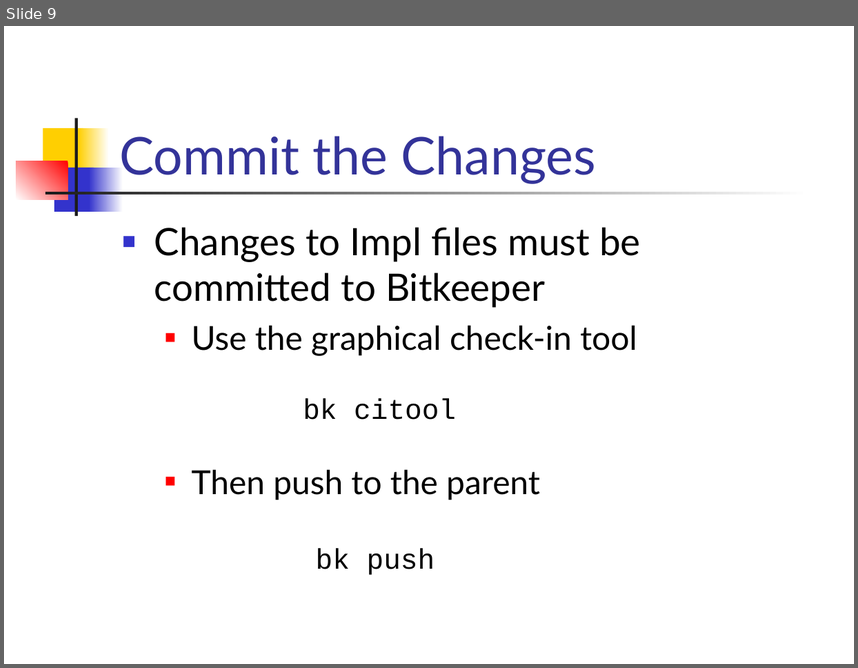
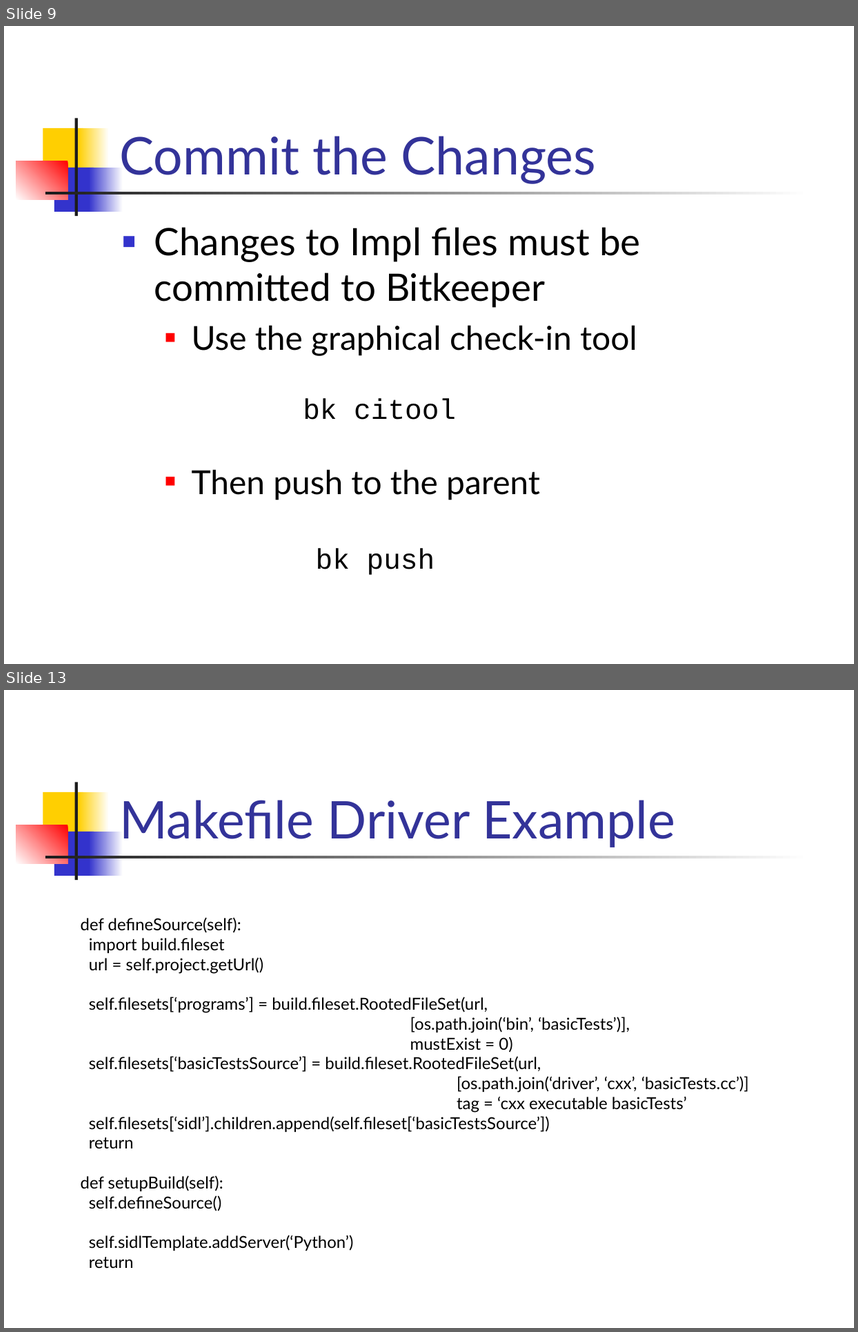
Before and after one commit to CloudComputer/petsc-BuildSystem, a slide deck: docs/tutorials/DevelopingApplicationsWithSIDL.ppt. Shown one above the other, each under a label of ours: slide 9 before the commit, slides 9 and 13 after it; the slides between them are not shown. The pictures are 858x668 and 858x1332 pixels, drawn with LibreOffice and Linux fonts; fonts in the diff are those of the drawing. Boxes give left, top, right and bottom in pixels: in the first picture for what was removed or moved away, otherwise in the second. Text is boxed around its words. In the diff, an @@ line names an element or a change of style, - is before the commit and + after.

```diff
--- a/docs/tutorials/DevelopingApplicationsWithSIDL.ppt
+++ b/docs/tutorials/DevelopingApplicationsWithSIDL.ppt
@@ slide 13 added at (4, 690, 854, 1328), background #FFFFFF; not listed: 7 template elements that a slide beside it also shows @@
@@ title added at (119, 800, 675, 847), 44 pt, text #333399 @@
+Makefile Driver Example
@@ text added at (81, 917, 749, 1268), 14 pt, text #000000 @@
+def defineSource(self):
+import build.fileset
+url = self.project.getUrl()
+self.filesets[‘programs’] = build.fileset.RootedFileSet(url,
+[os.path.join(‘bin’, ‘basicTests’)],
+mustExist = 0)
+self.filesets[‘basicTestsSource’] = build.fileset.RootedFileSet(url,
+[os.path.join(‘driver’, ‘cxx’, ‘basicTests.cc’)]
+tag = ‘cxx executable basicTests’
+self.filesets[‘sidl’].children.append(self.fileset[‘basicTestsSource’])
+return
+def setupBuild(self):
+self.defineSource()
+self.sidlTemplate.addServer(‘Python’)
+return
```
Also in this commit, not shown: 1 slide changed, 3 other slides added.
